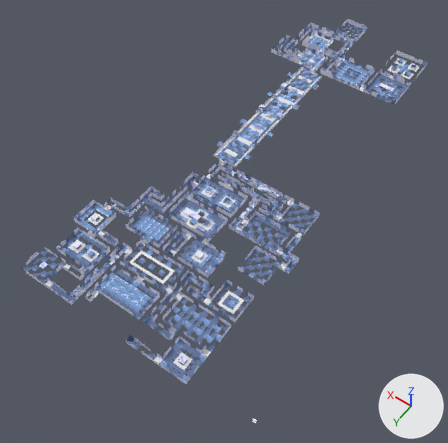
A saved change to the glTF model asset/crocotile3d/map2/map2.gltf.
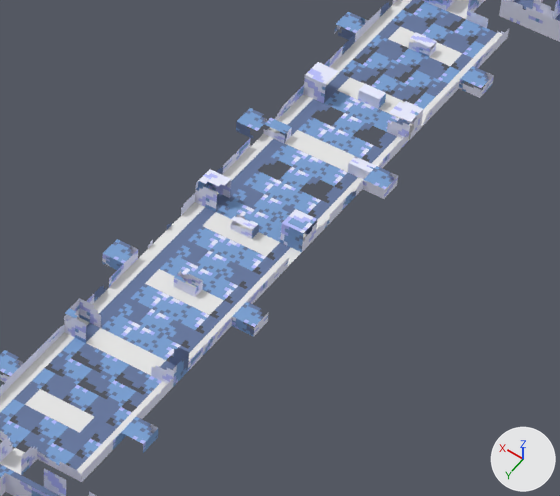
There are two pictures of each version: one whole from a 50 mm lens placed at (-100.0, 142.0, 331.0), pointed at (61.0, -85.0, -25.0), one close up on the part from 49% to 74% of the width and 16% to 38% of the height. Every picture has the same lights, and +X, +Y and +Z are marked at lower right. Vertices at the same position are counted once.
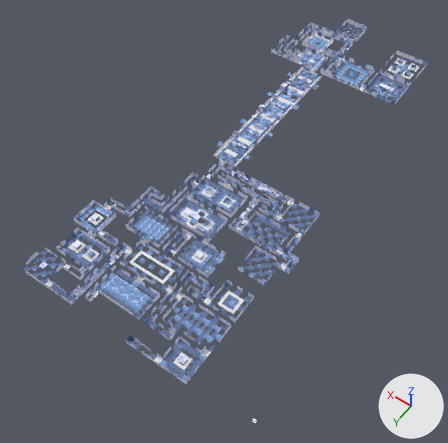
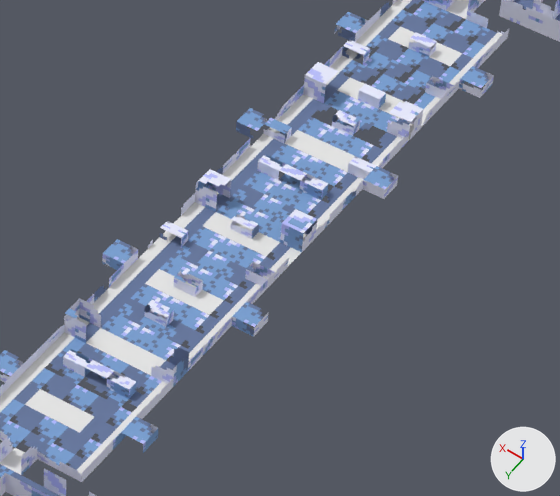
Boxes [x1, y1, x2, y2] around the edits, measured in the close-ups (560 x 496 px):
part 1 of me_mesh_0, added: after [63, 40, 454, 399]

The change, as a list of edits to the scene's bpy script:
```text
Change me_mesh_0:
    used by ob_mesh_0; location = (0.0, 0.0, 0.0)
    remove me_mesh_0.from_pydata(...)  # 4303 vertices, 6124 faces; spans x -44.0..132.0, y -318.0..38.0, z 0.0..4.0
    add me_mesh_0.from_pydata(...)  # 4359 vertices, 6220 faces; spans x -44.0..132.0, y -318.0..38.0, z 0.0..4.0
    me_mesh_0 part 1
    56 vertices are added at x 72.0..92.0, y -220.0..-132.0, z 0.0..2.0
    96 new faces join them, mat_2
```
